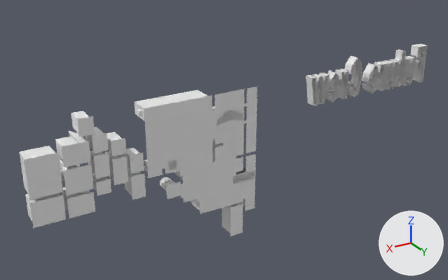
One commit to the OBJ model assets/3d_scene/U2E.obj: the scene before it, then after it.
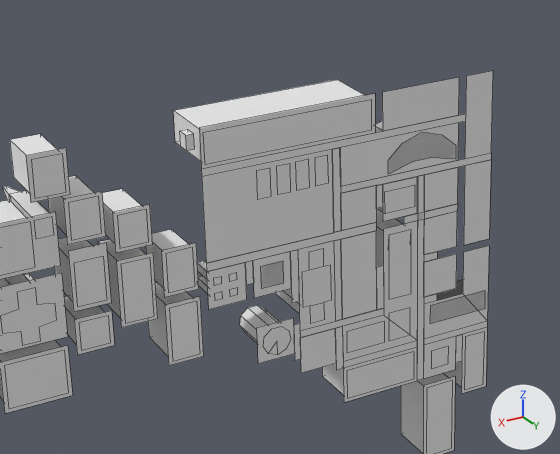
Each version appears first whole from a 50 mm camera at (306.0, 622.0, 260.0) aimed at (-101.0, -55.0, -79.0), and next in a close-up on the part from 15% to 63% of the width and 21% to 84% of the height. Every picture has the same lights, and +X, +Y and +Z are marked at lower right. The close-ups show mesh edges as thin lines. Where no turn or scale is listed for an object, it has been applied to the vertices.

Before the edit, the objects in view are built like this:
```python
me_levyt3 = bpy.data.meshes.new('_levyt3')
me_levyt3.from_pydata(...)  # 16 vertices, 4 faces; spans x -117.2..-31.2, y -0.1, z -197.3..-128.9
me_levyt3.materials.append(mat_white_neon)  # white #e7e7e7
me_minitalo = bpy.data.meshes.new('minitalo')
me_minitalo.from_pydata(...)  # a box spanning x -25.1..-18.4, y -13.2..-0.1, z -28.3..-13.8; a box spanning x 5.0..11.8, y -13.2..-0.1, z -28.7..-14.2; a box spanning x -15.1..-8.3, y -13.2..-0.1, z -28.4..-13.9; a box spanning x -5.3..1.5, y -13.2..-0.1, z -28.5..-14.0
me_minitalo.materials.append(mat_blue_plastic)  # white #e7e7e7
me_tunneli = bpy.data.meshes.new('tunneli')
me_tunneli.from_pydata(...)  # 16 vertices, 16 faces; spans x -70.3..-57.8, y -35.2..-0.1, z -106.0..-62.3
me_tunneli.materials.append(mat_default)  # white #e7e7e7
ob_levyt3 = bpy.data.objects.new('_levyt3', me_levyt3)
ob_levyt3.location = (0.0, 0.0, 0.0)
ob_minitalo = bpy.data.objects.new('minitalo', me_minitalo)
ob_minitalo.location = (0.0, 0.0, 0.0)
ob_tunneli = bpy.data.objects.new('tunneli', me_tunneli)
ob_tunneli.location = (0.0, 0.0, 0.0)
# also in view: '_platform' at (-65.0, 0.0, -68.0); 'Building21' at (5.0, -13.0, -104.0); '__flyover_east_road_1' at (-74.0, 0.0, -33.0); '_laatta02' at (-18.0, 0.0, -80.0); '_laatta01' at (-39.0, 0.0, -57.0)
```
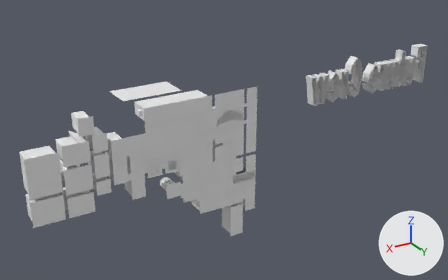
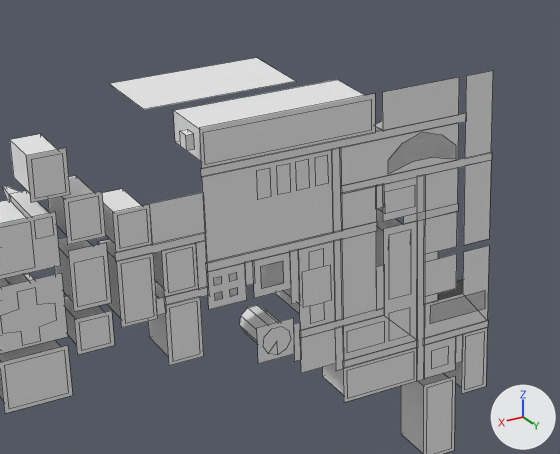
Where the change shows, as pixel boxes (x1, y1, x2, y2) in the close-ups (560 x 454 px):
'__tree_background_standing_up', added
    after: (109, 58, 295, 109)
'__7th_8th_platform', added
    after: (149, 192, 205, 245)
'__7th_8th_east_road_1', added
    after: (115, 232, 206, 262)
'__7th_south_road_1', added
    after: (195, 240, 208, 290)
'__7th_8th_east_road_2', added
    after: (164, 286, 208, 306)
'__8th_south_road_1', added
    after: (156, 297, 166, 316)

The change, as a list of edits to the scene's bpy script:
```text
Add me_tree_background_standing_up:
    me_tree_background_standing_up.from_pydata([(50.8, -78.1, 11.7), (-27.3, -78.1, 11.7), (-27.3, -35.2, 11.7), (50.8, -35.2, 11.7)], [], [(0, 1, 2, 3)])
    me_tree_background_standing_up.materials.append(mat_sky_black)  # white #e7e7e7
Add me_8th_south_road_1:
    me_8th_south_road_1.from_pydata([(64.84, -0.13, -66.02), (60.16, -0.13, -66.02), (60.16, -0.13, -74.61), (64.84, -0.13, -74.61)], [], [(0, 1, 2, 3)])
    me_8th_south_road_1.materials.append(mat_sky_black)  # white #e7e7e7
Add me_7th_south_road_1:
    me_7th_south_road_1.from_pydata([(43.9, -0.1, -42.6), (38.7, -0.1, -42.6), (38.7, -0.1, -66.8), (43.9, -0.1, -66.8)], [], [(0, 1, 2, 3)])
    me_7th_south_road_1.materials.append(mat_sky_black)  # white #e7e7e7
Add me_7th_8th_platform:
    me_7th_8th_platform.from_pydata([(64.8, -0.1, -19.1), (38.7, -0.1, -19.1), (38.7, -0.1, -39.5), (64.8, -0.1, -39.5)], [], [(0, 1, 2, 3)])
    me_7th_8th_platform.materials.append(mat_sky_black)  # white #e7e7e7
Add me_7th_8th_east_road_2:
    me_7th_8th_east_road_2.from_pydata([(60.9, -0.1, -66.0), (38.7, -0.1, -66.0), (38.7, -0.1, -70.7), (60.9, -0.1, -70.7)], [], [(0, 1, 2, 3)])
    me_7th_8th_east_road_2.materials.append(mat_sky_black)  # white #e7e7e7
Add me_7th_8th_east_road_1:
    me_7th_8th_east_road_1.from_pydata([(82.4, -0.1, -38.7), (38.7, -0.1, -38.7), (38.7, -0.1, -43.4), (82.4, -0.1, -43.4)], [], [(0, 1, 2, 3)])
    me_7th_8th_east_road_1.materials.append(mat_sky_black)  # white #e7e7e7
Add ob_tree_background_standing_up:
    ob_tree_background_standing_up = bpy.data.objects.new('__tree_background_standing_up', me_tree_background_standing_up)
    ob_tree_background_standing_up.location = (0.0, 0.0, 0.0)
Add ob_8th_south_road_1:
    ob_8th_south_road_1 = bpy.data.objects.new('__8th_south_road_1', me_8th_south_road_1)
    ob_8th_south_road_1.location = (0.0, 0.0, 0.0)
Add ob_7th_south_road_1:
    ob_7th_south_road_1 = bpy.data.objects.new('__7th_south_road_1', me_7th_south_road_1)
    ob_7th_south_road_1.location = (0.0, 0.0, 0.0)
Add ob_7th_8th_platform:
    ob_7th_8th_platform = bpy.data.objects.new('__7th_8th_platform', me_7th_8th_platform)
    ob_7th_8th_platform.location = (0.0, 0.0, 0.0)
Add ob_7th_8th_east_road_2:
    ob_7th_8th_east_road_2 = bpy.data.objects.new('__7th_8th_east_road_2', me_7th_8th_east_road_2)
    ob_7th_8th_east_road_2.location = (0.0, 0.0, 0.0)
Add ob_7th_8th_east_road_1:
    ob_7th_8th_east_road_1 = bpy.data.objects.new('__7th_8th_east_road_1', me_7th_8th_east_road_1)
    ob_7th_8th_east_road_1.location = (0.0, 0.0, 0.0)
```
